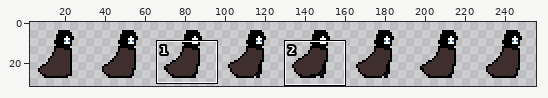
Sprite sheet, stored at godot-game/test_sprites/AssassinIdle-SheetRIGHT.png. Above: a wide view before the commit, with the close-up outlined.
Close-up. Before the commit:
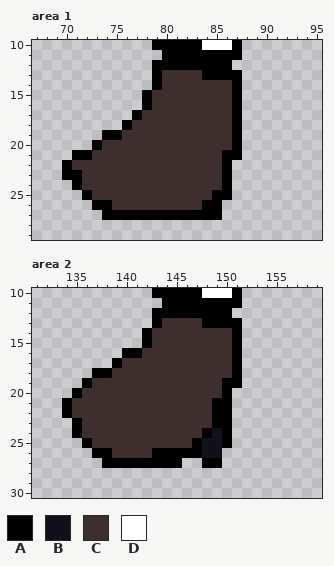
The file is 512x64 pixels, drawn in blocks of 2x2; one block is one cell here. Shown: area 1: x 67..95, y 10..29; area 2: x 131..159, y 10..30. The wide view leaves out empty margins. The commit also changed other parts of the picture, which this record leaves out.
Palette (. is transparent): A #000000  B #11111b  C #3e2e2e  D #ffffff
Pixels before, area 1, first column x 70:
10 .........AAAAADDDA
11 ..........AAAAAAAA
12 .........AAAAAAAA.
13 .........ACCCCAAAA
14 .........ACCCCCCCA
15 ........ACCCCCCCCA
16 ........ACCCCCCCCA
17 .......ACCCCCCCCCA
18 ......ACCCCCCCCCCA
19 ....AACCCCCCCCCCCA
20 ...ACCCCCCCCCCCCCA
21 .AACCCCCCCCCCCCCAA
22 ACCCCCCCCCCCCCCCA.
23 AACCCCCCCCCCCCCCA.
24 .ACCCCCCCCCCCCCCA.
25 ..ACCCCCCCCCCCCAA.
26 ...AACCCCCCCCCAA..
27 ....AAAAAAAAAAAA..
Pixels before, area 2, first column x 134:
10 .........AAAAADDDA
11 ..........AAAAAAAA
12 .........AAAAAAAA.
13 .........ACCCCAAAA
14 ........ACCCCCCCCA
15 ........ACCCCCCCCA
16 ......AACCCCCCCCCA
17 .....ACCCCCCCCCCCA
18 ...AACCCCCCCCCCCCA
19 ..ACCCCCCCCCCCCCAA
20 .ACCCCCCCCCCCCCCA.
21 ACCCCCCCCCCCCCCAA.
22 ACCCCCCCCCCCCCCAA.
23 .ACCCCCCCCCCCCCAA.
24 .ACCCCCCCCCCCCABA.
25 ..ACCCCCCCCCCABBA.
26 ...AACCCCAAAAABB..
27 ....AAAAAAAA..AA..
Once edited:
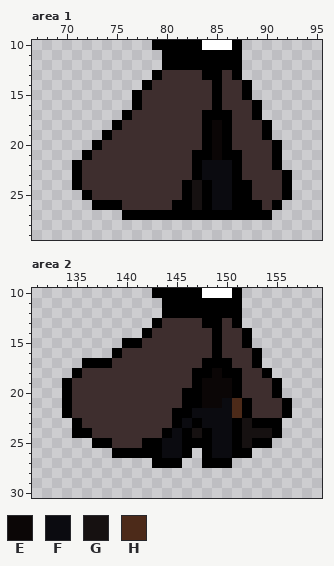
Colours new in this view: E #0b0606  F #0b0b10  G #161111  H #4c2a19
Difference:
Changed rows in their new state; - is an unchanged pixel.
Area 1:
first column x 70:
12 ---------.-------A-----
13 ----------------C------
14 --------AC-----A-CA----
15 -------AC------A-CA----
16 -------AC------A-CCA---
17 ------AC------AAACCA---
18 -----AC-------AEACCCA--
19 -----C--------AEACCCA--
20 --------------AEACCCCA-
21 -.-----------AAE--CCCA-
22 .A-----------AFFFACCCA-
23 .------------AFFFACCCCA
24 ------------AGAFFAACCCA
25 ------------AGAFFAACCCA
26 -----A-----AAG-FFAAACA-
27 ----..----------AAAAA--
Area 2:
first column x 134:
12 ---------.-------A-----
13 ----------------C------
14 ---------------A-CA----
15 ------AAC------A-CA----
16 -----ACC-------A-CCA---
17 --AAAC--------AAACCA---
18 -ACCC--------AAEA-CCA--
19 ACC----------AEEE-CCCA-
20 AC----------AAEEEACCCA-
21 ------------AAEEFHACCCA
22 -----------AAFFFFHACCCA
23 -----------AFAFFFAGAAA-
24 --A-------AFAG-FFAGGGA-
25 --.AA---AAFFA-AFFAGAA--
26 ---..AAAA-FF-.AFFAA----
27 ----.....-------A------
